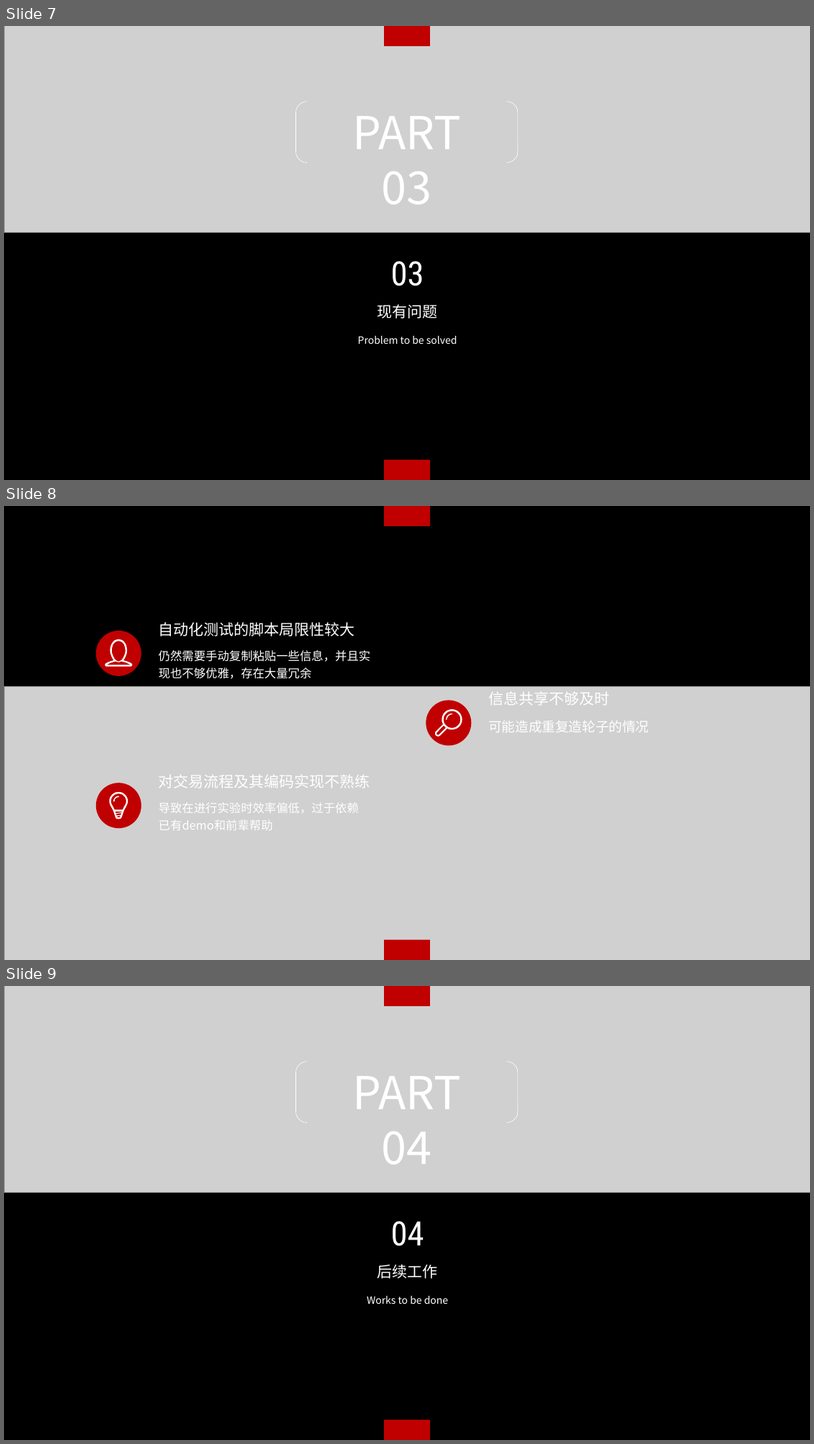
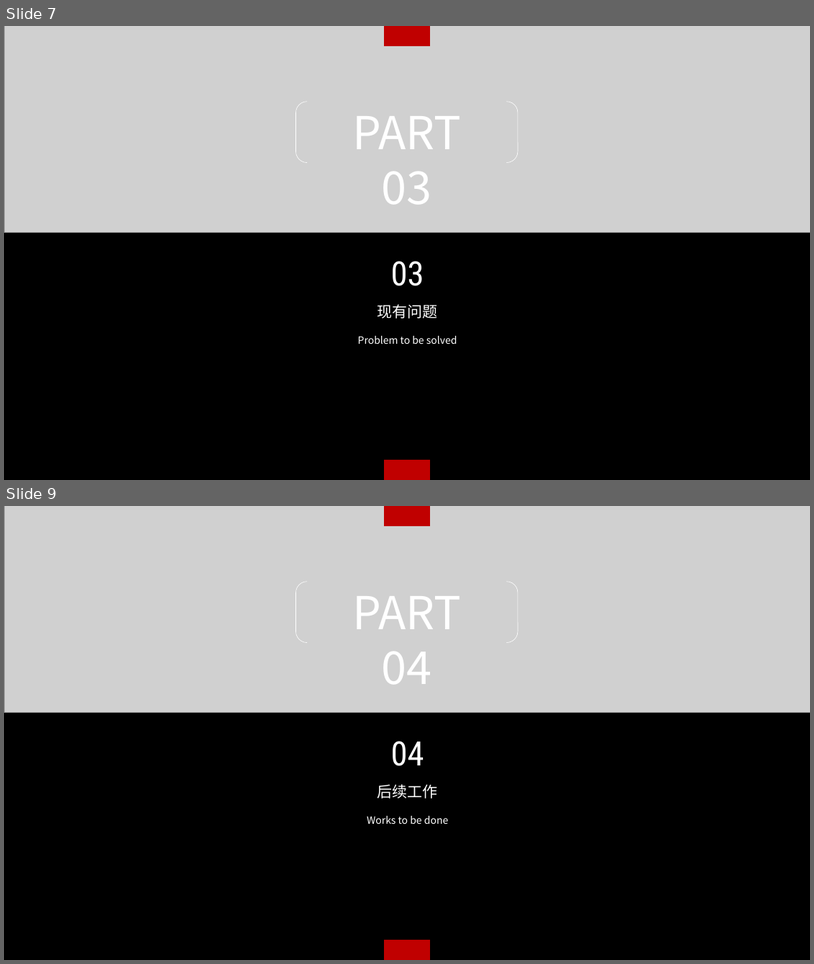
Before and after one commit to Endericedragon/MyGraduationDesign, a slide deck: MidReport/中期汇报.pptx. Shown one above the other, each under a label of ours: slides 7, 8 and 9 before the commit, slides 7 and 9 after it; the slides between them are not shown. The pictures are 814x1444 and 814x964 pixels, drawn with LibreOffice and Linux fonts; fonts in the diff are those of the drawing; grey boxes stand for pictures. Boxes give left, top, right and bottom in pixels: in the first picture for what was removed or moved away, otherwise in the second. Text is boxed around its words. In the diff, an @@ line names an element or a change of style, - is before the commit and + after.

```diff
--- a/MidReport/中期汇报.pptx
+++ b/MidReport/中期汇报.pptx
@@ slide 8 removed at [4, 506, 810, 960], background #000000 @@
@@ rectangle removed at [384, 506, 430, 526] @@
@@ ellipse removed at [96, 631, 142, 676] @@
@@ text removed at [159, 622, 355, 636] @@
-自动化测试的脚本局限性较大
@@ freeform shape removed at [105, 639, 132, 667] @@
@@ text removed at [159, 650, 371, 679] @@
-仍然需要手动复制粘贴一些信息，并且实现也不够优雅，存在大量冗余
@@ picture removed at [4, 686, 810, 960] @@
@@ text removed at [489, 692, 610, 705] @@
-信息共享不够及时
@@ ellipse removed at [426, 700, 471, 746] @@
@@ freeform shape removed at [435, 709, 463, 736] @@
@@ freeform shape removed at [446, 713, 453, 720] @@
@@ freeform shape removed at [446, 713, 453, 720] @@
@@ text removed at [489, 721, 649, 732] @@
-可能造成重复造轮子的情况
@@ ellipse removed at [96, 782, 142, 828] @@
@@ text removed at [159, 775, 370, 788] @@
-对交易流程及其编码实现不熟练
@@ freeform shape removed at [109, 792, 128, 818] @@
@@ freeform shape removed at [113, 795, 119, 801] @@
@@ freeform shape removed at [113, 795, 119, 801] @@
@@ text removed at [159, 803, 359, 830] @@
-导致在进行实验时效率偏低，过于依赖
-已有demo和前辈帮助
@@ rectangle removed at [384, 939, 430, 960] @@
```
Also in this commit, not shown: 3 slides changed, 1 slide added, 3 other files.
